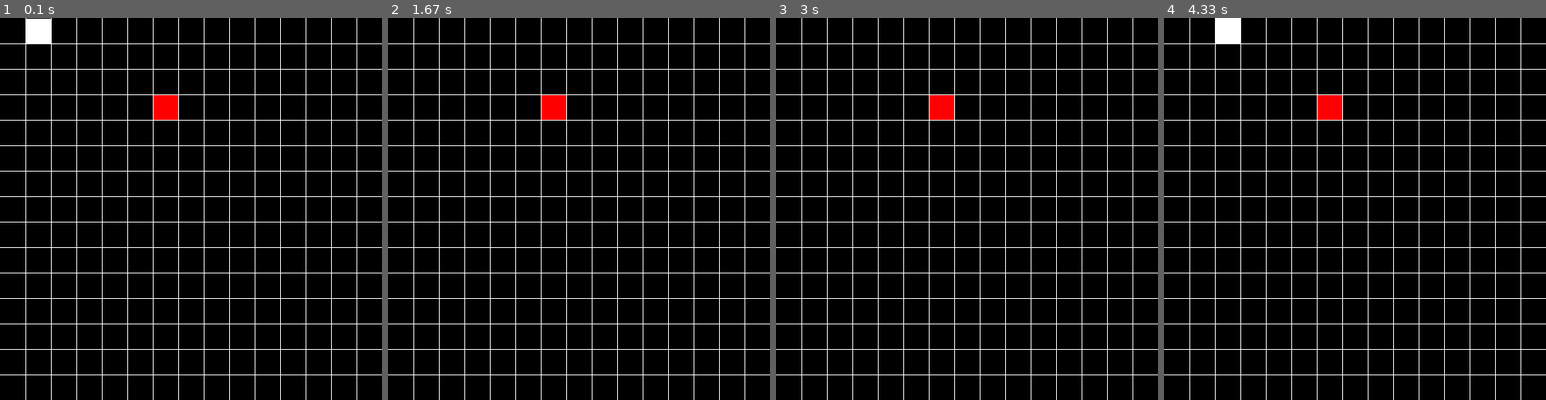
Above: before the commit, frames 1-4 (left to right).
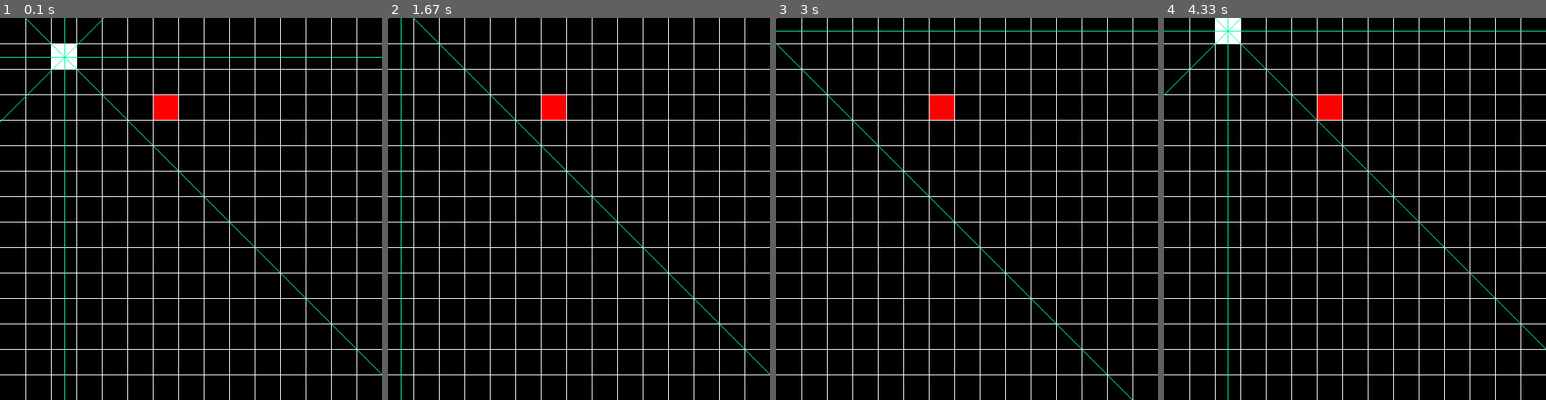
Above: after the commit, the same moments.

Repository: ElijahDoyle/NEAT-snake
Game: pygame game, started from main.py
Two runs of this game, one before a commit and one after it. Both use one fixed random seed, a clock stepped at 60 frames per second and the inputs below.
Inputs:
- Up to frame 1 (0.1 s): no input
- Up to frame 2 (1.67 s): hold Right 0.33-0.8 s; hold Up 0.83-1.13 s; tap Space at 0.9 s
- Up to frame 3 (3 s): hold Left 1.67-2.2 s; tap Space at 1.73, 2.03, 2.85 s; hold Left from 2.78 s (still down)
- Up to frame 4 (4.33 s): release Left at 3.3 s; hold Up 3.33-4.05 s; tap Space at 3.4, 4.15 s; hold Right from 4.08 s (still down)

The runs differ from the first frame. In frame 1, 1.4% of the frame differs, in the area x 0-100%, y 0-100%; in frame 2, 0.4%; in frame 3, 0.4%; in frame 4, 0.6%.

Commit message:
made a ton of fixes to the snakeSense code. IT actually works now and we can visualize the snakes sight with lines

Diff:
--- a/main.py
+++ b/main.py
@@ -3,16 +3,18 @@
 from cube import Cube
 from randomSnack import randomSnack
 from drawGrid import drawGrid
-import pygameConfig
+from snakeSense import *
+
 pygame.init()
 fps = 10
 clock = pygame.time.Clock()
 rows = 15
 width = 510
 height = 510
-player = Snake([1, 1], (255, 255, 255), width // rows)
+player = Snake([69, 35], (255, 255, 255), width // rows)
 snack = Cube(randomSnack(rows, player, width // rows), 0, 0, width // rows - 1, color=(255, 0, 0))
 screen = pygame.display.set_mode((width, height))
+senses = snakeSenses(player, snack, width, width // rows, screen)
 
 running = True
 while running:
@@ -25,6 +27,8 @@
     snack.draw(screen)
     player.move()
     player.draw(screen)
+    senses.snakeVision()
+    senses.drawVision()
     pygame.display.update()
     for x in range(len(player.body)):
         if player.body[x].pos in list(map(lambda z: z.pos, player.body[x + 1:])):
--- a/snake.py
+++ b/snake.py
@@ -10,7 +10,7 @@
         self.color = color
         self.interval = sidelength
         self.sidelength = sidelength
-        self.dirnx = 1
+        self.dirnx = 0 # should be 1
         self.dirny = 0
         self.head = Cube(self.pos, self.dirnx, self.dirny, self.sidelength, self.color)
         self.body.append(self.head)
--- a/snakeSense.py
+++ b/snakeSense.py
@@ -2,12 +2,12 @@
 import pygame
 
 class Slope(object):
-    __slots__ = ('rise', 'run')
-    def __init__(self, rise: int, run: int):
+    __slots__ = ('run', 'rise')
+    def __init__(self, run: int, rise: int):
         self.rise = rise
         self.run = run
 
-class snakeSense():
+class snakeSenses():
     def __init__(self, snake, snack, width, interval, surface):
         self.snake = snake
         self.snack = snack
@@ -15,16 +15,16 @@
         self.interval = interval
         self.surface = surface
         self.VISION_8 = (
-            #   up              diagRightUp
+            #   0 up             1 diagRightUp
             Slope(0, -1), Slope(1, -1),
-            #   Right           diagRightDown
-            Slope(1, 0), Slope(1, -1),
-            #   Down            diagLeftDown
+            #   2 Right          3 diagRightDown
+            Slope(1, 0), Slope(1, 1),
+            #  4 Down           5 diagLeftDown
             Slope(0, 1), Slope(-1, 1),
-            #   Left            diagLeftUP
+            #  6 Left           7 diagLeftUP
             Slope(-1, 0), Slope(-1, -1),
         )
-        # creats empty lists   Each will have 8 values (1 for each direction)
+        # creates empty lists   Each will have 8 values (1 for each direction)
         self.distancesToWall = []
         self.distancesToSnack = []  # if the value is 0, then it has not been detected
         self.distancesToSelf = []  # if the value is 0 then it has not been detected
@@ -36,36 +36,51 @@
 
     def snakeVision(self):
         # the snake will be able to see in 8 directions, and determine the distance from an apple, its own body and a wall
-        currentPos = list(self.snake.head.pos)
+        # creates empty lists   Each will have 8 values (1 for each direction)
+        self.distancesToWall = []
+        self.distancesToSnack = []  # if the value is 0, then it has not been detected
+        self.distancesToSelf = []  # if the value is 0 then it has not been detected
+        self.wallPositions = []
 
         for i, slope in enumerate(self.VISION_8):
+            currentPos = list(self.snake.head.pos)
+            print(str(i) + " : " + str(currentPos))
             snackDetected = False
             bodyDetected = False
             outsideOfWall = False
-            intervalxDist = self.interval * slope.x
-            intervalyDIst = self.interval * slope.y
+            intervalxDist = self.interval * slope.run
+            intervalyDist = self.interval * slope.rise
 
             while not outsideOfWall:
+
                 currentPos[0] += intervalxDist
-                currentPos[1] += intervalyDIst
+                currentPos[1] += intervalyDist
+
+               # print(str(i) + " : " + str(currentPos))
                 if currentPos == self.snack.pos:
                     snackDetected = True
                     sdist = self.distanceBetween(currentPos, self.snack.pos)
                     sdist = sdist // self.interval
                     self.distancesToSnack.append(sdist)
                 for bodyPiece in self.snake.body:
-                    if currentPos == self.snake.body.pos:
-                        bodyDetected = True
-                        dist = self.distanceBetween(currentPos, self.snake.body.pos)
-                        dist = dist // self.interval
-                        # puts the value between 0 & 1
-                        self.distancesToSelf.append(dist)
-                        break
+                    if not bodyDetected:
+                        if currentPos == bodyPiece.pos:
+                            bodyDetected = True
+                            dist = self.distanceBetween(currentPos, self.snake.body.pos)
+                            dist = dist // self.interval
+                            # puts the value between 0 & 1
+                            self.distancesToSelf.append(dist)
+                            bodyDetected = True
+                            print("bodyPiece")
+
                 if currentPos[0] < 0 or currentPos[0] > self.width or currentPos[1] < 0 or currentPos[1] > self.width:
-                    wallDist = self.distanceBetween(currentPos, self.snake.body.pos)
-                    self.distancesToWall.append(wallDist // self.interval)
-                    self.wallPositions.append(currentPos)
+                    wallDist = self.distanceBetween(currentPos, self.snake.head.pos) // self.interval
+                    self.distancesToWall.append(wallDist)
+                    posOfWall = currentPos
+                   # print(str(i) + " : " + str(wallDist) + " , Pos: " + str(posOfWall))
+                    self.wallPositions.append(posOfWall)
                     outsideOfWall = True
+
             if not snackDetected:
                 sndist = 0
                 self.distancesToSnack.append(sndist)
@@ -87,8 +102,9 @@
             Slope(-1, 0), Slope(-1, -1),
         )
 
-        currentPos = [self.snake.head.pos[0] + self.interval // 2, self.snake.head.pos[1] + self.interval // 2]
+        headPosition = [self.snake.head.pos[0] + self.interval // 2, self.snake.head.pos[1] + self.interval // 2]
 
-        for i in VISION_8:
-            wallPos = self.wallPositions
-            pygame.draw.line(self.surface, (0, 255, 155), currentPos, wallPos)
+        for i, slope in enumerate(VISION_8):
+            wallPos = self.wallPositions[i]
+            wallPos = [wallPos[0] + self.interval // 2, wallPos[1] + self.interval // 2]
+            pygame.draw.line(self.surface, (0, 255, 155), headPosition, wallPos)
